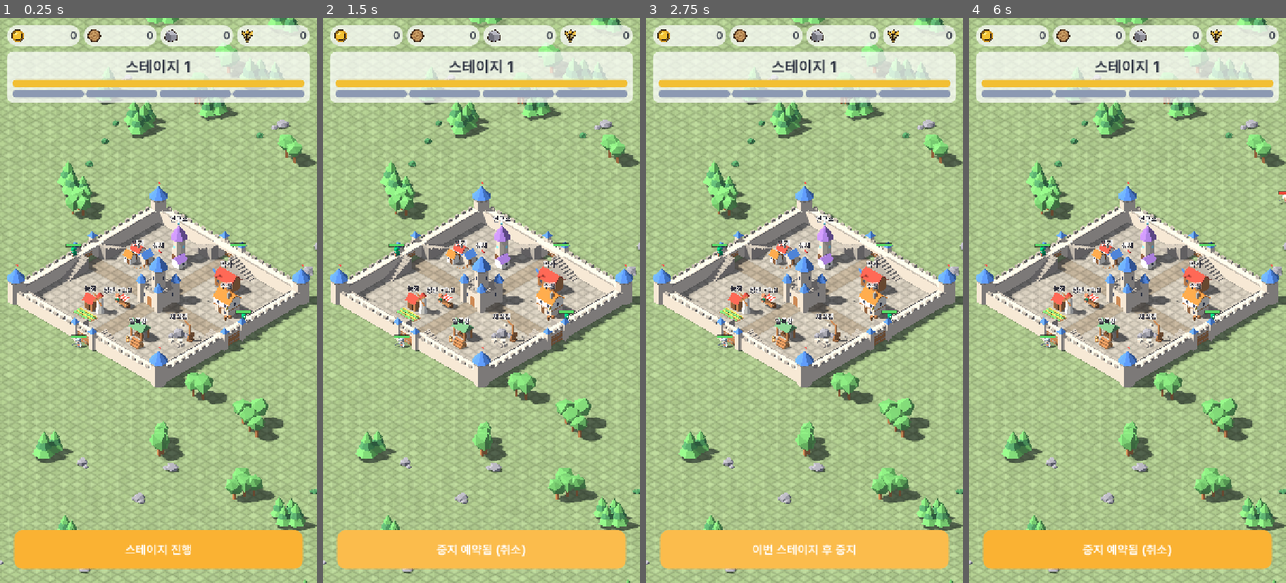
Above: before the commit, frames 1-4 (left to right).
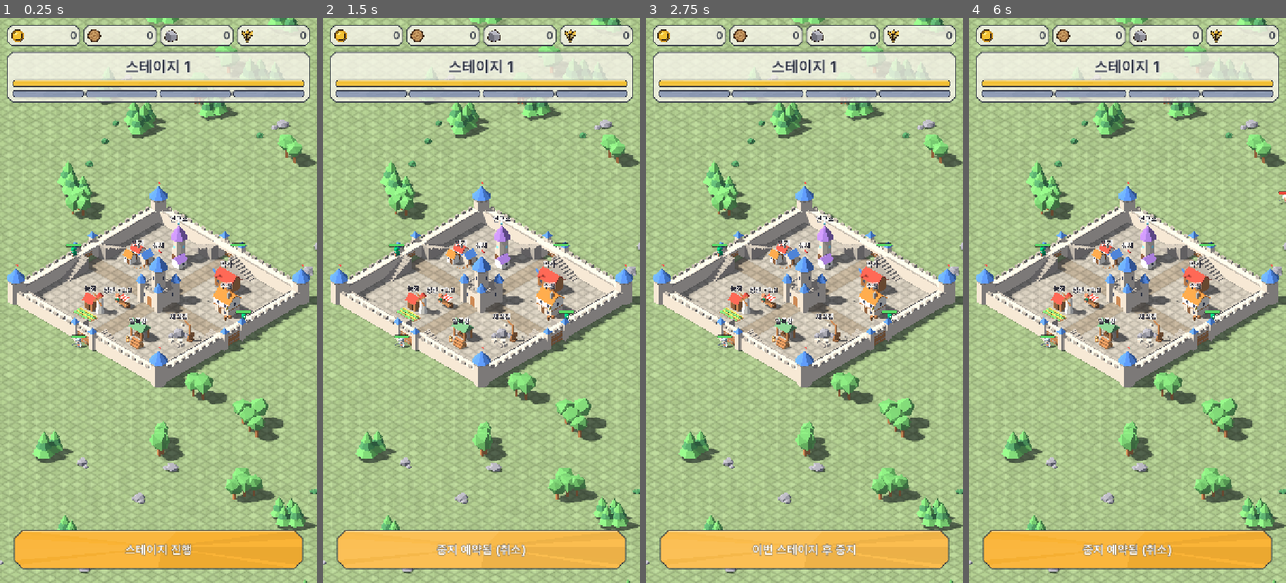
Above: after the commit, the same moments.

Repository: ILSEONG/CastleRPG
Game: Godot game, scene res://scenes/main.tscn
Same seed, same stepped clock (60 frames per second), same inputs: the game is played once before the commit and once after it.
Inputs (mouse positions are in pixels of both pictures, inside the frame that each line leads up to):
- Up to frame 1 (0.25 s): no input
- Up to frame 2 (1.5 s): click "스테이지 진행" at 0.5 s; click "이번 스테이지 후 중지" at 1.25 s
- Up to frame 3 (2.75 s): click "중지 예약됨 (취소)" at 2 s
- Up to frame 4 (6 s): click "이번 스테이지 후 중지" at 2.75 s; click "중지 예약됨 (취소)" at 3.5 s; click "이번 스테이지 후 중지" at 4.25 s; click "중지 예약됨 (취소)" at 5 s; tap Enter at 5.75 s; move the mouse to (1197, 272) at 5.77 s; click (1197, 272) at 5.92 s

The runs differ from the first frame. In frame 1, 2.9% of the frame differs, in the area x 2-98%, y 1-98%; in frame 2, 3.0%; in frame 3, 3.0%; in frame 4, 3.0%.

Commit message:
feat(ui): restyle HUD, merchant window, badges, hp bars with the lowpoly kit
Co-Authored-By: Claude Sonnet 5.5 <noreply@anthropic.com>

Diff:
--- a/scripts/badges.gd
+++ b/scripts/badges.gd
@@ -7,7 +7,8 @@
 const GameData := preload("res://scripts/game_data.gd")
 const TownKit := preload("res://scripts/town_kit.gd")
 const IconsScript := preload("res://scripts/icons.gd")
-const FONT := preload("res://assets/fonts/Pretendard-SemiBold.otf")
+const UiKit := preload("res://scripts/ui_kit.gd")
+const FONT :=preload("res://assets/fonts/Pretendard-SemiBold.otf")
 
 const ANCHOR_UP := 1.9   # 건물 지붕 위 m: 이름표(+1.0, 글자 높이 ~1.4) 위
 const BUBBLE_R := 22.0   # 논리 px(720 폭 기준)
@@ -77,9 +78,10 @@
 ## tip = 꼬리 끝(건물 쪽). 흰 둥근 말풍선이 그 위에 뜬다.
 func _draw_bubble(tip: Vector2, kind: String) -> void:
 	var c := tip + Vector2(0, -BUBBLE_R - 8.0)
-	draw_colored_polygon(PackedVector2Array([tip, c + Vector2(-7, BUBBLE_R - 3), c + Vector2(7, BUBBLE_R - 3)]), Color.WHITE)
-	draw_circle(c, BUBBLE_R + 1.5, Color(INK, 0.35))
-	draw_circle(c, BUBBLE_R, Color.WHITE)
+	var tail := PackedVector2Array([tip, c + Vector2(-7, BUBBLE_R - 3), c + Vector2(7, BUBBLE_R - 3)])
+	draw_colored_polygon(tail, UiKit.CREAM)
+	draw_polyline(PackedVector2Array([tail[1], tail[0], tail[2]]), UiKit.OUTLINE, 1.5, true)
+	UiKit.draw_gem(self, c, BUBBLE_R, UiKit.CREAM, 8)  # 8각 면 말풍선
 	IconsScript.draw_icon(self, kind, c, BUBBLE_R * 1.3)
 
 
--- a/scripts/hp_bars.gd
+++ b/scripts/hp_bars.gd
@@ -6,6 +6,8 @@
 const BAR_W := 34.0           # 논리 px(720 폭 기준). 줌과 무관
 const BAR_H := 5.0
 const BORDER := 1.5
+const CHAMFER := 1.5          # 바 모서리 깎기 px
+const LowpolyBox := preload("res://scripts/lowpoly_box.gd")
 const SCREEN_MARGIN := 40.0   # 화면 밖 이만큼까지는 그린다(가장자리 걸친 유닛)
 const HERO_COLOR := Color(0.35, 0.85, 0.40)
 const MONSTER_COLOR := Color(0.92, 0.28, 0.22)
@@ -35,5 +37,8 @@
 			continue
 		var w: float = BAR_W * u.bar_scale()
 		var top_left := p - Vector2(w / 2.0, BAR_H / 2.0)
-		draw_rect(Rect2(top_left - Vector2(BORDER, BORDER), Vector2(w + BORDER * 2.0, BAR_H + BORDER * 2.0)), BACK)
-		draw_rect(Rect2(top_left, Vector2(w * clampf(u.hp_ratio(), 0.0, 1.0), BAR_H)), color)
+		# 각진 테두리: 모서리를 깎은 8각 폴리곤 하나 + 채움 하나(호출 2번 유지)
+		draw_colored_polygon(LowpolyBox.octagon(Rect2(top_left - Vector2(BORDER, BORDER), Vector2(w + BORDER * 2.0, BAR_H + BORDER * 2.0)), CHAMFER + BORDER), BACK)
+		var fw := w * clampf(u.hp_ratio(), 0.0, 1.0)
+		if fw > 0.5:
+			draw_colored_polygon(LowpolyBox.octagon(Rect2(top_left, Vector2(fw, BAR_H)), CHAMFER), color)
--- a/scripts/hud.gd
+++ b/scripts/hud.gd
@@ -2,12 +2,13 @@
 ## HUD. GameState·Economy·Net 시그널만 구독. 게임 오브젝트 직접 참조 없음.
 
 const INK := Color(0.16, 0.18, 0.24)
-const PANEL_BG := Color(1, 1, 1, 0.72)
+const PANEL_BG := Color(0.984, 0.969, 0.933, 0.78)  # UiKit.CREAM_PANEL
 const BAR_BG := Color(0, 0, 0, 0.12)
 const ACCENT := Color(0.98, 0.70, 0.20)
 const RADIUS := 14
 const TOAST_SEC := 1.6
 const IconsScript := preload("res://scripts/icons.gd")
+const UiKit := preload("res://scripts/ui_kit.gd")
 
 var _stage_label: Label
 var _castle_bar: ProgressBar
@@ -40,13 +41,15 @@
 	panel.offset_right = -16
 	panel.offset_top = 76  # 상단 칩 줄(16..64) 아래
 	panel.mouse_filter = Control.MOUSE_FILTER_IGNORE
-	panel.add_theme_stylebox_override("panel", round_box(PANEL_BG, RADIUS, 12))
+	panel.add_theme_stylebox_override("panel", UiKit.panel(PANEL_BG, 12.0, 12))
 	root.add_child(panel)
 	panel.add_child(top)
 	_stage_label = Label.new()
 	_stage_label.horizontal_alignment = HORIZONTAL_ALIGNMENT_CENTER
 	_stage_label.add_theme_font_size_override("font_size", 36)
 	_stage_label.add_theme_color_override("font_color", INK)
+	_stage_label.add_theme_color_override("font_outline_color", Color(1, 1, 1, 0.9))  # 제목: 외곽선
+	_stage_label.add_theme_constant_override("outline_size", 6)
 	top.add_child(_stage_label)
 	_castle_bar = _bar(Color(0.95, 0.75, 0.2))
 	top.add_child(_castle_bar)
@@ -78,15 +81,7 @@
 	_button.offset_bottom = -32
 	_button.add_theme_font_size_override("font_size", 28)
 	_button.pressed.connect(_on_button)
-	_button.add_theme_stylebox_override("normal", round_box(ACCENT, RADIUS + 6, 0))
-	_button.add_theme_stylebox_override("hover", round_box(ACCENT.lightened(0.12), RADIUS + 6, 0))
-	_button.add_theme_stylebox_override("pressed", round_box(ACCENT.darkened(0.15), RADIUS + 6, 0))
-	_button.add_theme_stylebox_override("disabled", round_box(Color(0.6, 0.62, 0.66, 0.8), RADIUS + 6, 0))
-	_button.add_theme_stylebox_override("focus", StyleBoxEmpty.new())
-	_button.add_theme_color_override("font_color", Color.WHITE)
-	_button.add_theme_color_override("font_hover_color", Color.WHITE)
-	_button.add_theme_color_override("font_pressed_color", Color.WHITE)
-	_button.add_theme_color_override("font_disabled_color", Color(1, 1, 1, 0.7))
+	UiKit.apply_button(_button, ACCENT, 18.0)
 	root.add_child(_button)
 	_build_link_ui()
 
@@ -115,8 +110,7 @@
 	b.custom_minimum_size = Vector2(0, 16)
 	b.show_percentage = false
 	b.mouse_filter = Control.MOUSE_FILTER_IGNORE
-	b.add_theme_stylebox_override("fill", round_box(color, 8, 0))
-	b.add_theme_stylebox_override("background", round_box(BAR_BG, 8, 0))
+	UiKit.apply_bar(b, color)
 	return b
 
 
@@ -187,7 +181,7 @@
 		var chip := PanelContainer.new()
 		chip.size_flags_horizontal = Control.SIZE_EXPAND_FILL
 		chip.mouse_filter = Control.MOUSE_FILTER_IGNORE
-		chip.add_theme_stylebox_override("panel", round_box(PANEL_BG, 24, 8))
+		chip.add_theme_stylebox_override("panel", UiKit.panel(PANEL_BG, 10.0, 8))
 		row.add_child(chip)
 		var inner := HBoxContainer.new()
 		inner.mouse_filter = Control.MOUSE_FILTER_IGNORE
@@ -225,7 +219,7 @@
 	band.offset_bottom = -132
 	band.grow_vertical = Control.GROW_DIRECTION_BEGIN  # 내용 높이만큼 위로 자란다
 	band.mouse_filter = Control.MOUSE_FILTER_IGNORE
-	band.add_theme_stylebox_override("panel", round_box(Color(INK, 0.86), RADIUS, 10))
+	band.add_theme_stylebox_override("panel", UiKit.panel(Color(INK, 0.86), 10.0, 10, 0.05))
 	var lines := VBoxContainer.new()
 	lines.mouse_filter = Control.MOUSE_FILTER_IGNORE
 	band.add_child(lines)
--- a/scripts/main.gd
+++ b/scripts/main.gd
@@ -13,6 +13,7 @@
 const PickerScript := preload("res://scripts/unit_picker.gd")
 const SpawnerScript := preload("res://scripts/spawner.gd")
 const HudScript := preload("res://scripts/hud.gd")
+const UiKit := preload("res://scripts/ui_kit.gd")
 const HpBarsScript := preload("res://scripts/hp_bars.gd")
 const BadgesScript := preload("res://scripts/badges.gd")
 const MerchantPanelScript := preload("res://scripts/merchant_panel.gd")
@@ -83,7 +84,7 @@
 	box.set_anchors_and_offsets_preset(Control.PRESET_CENTER)
 	box.grow_horizontal = Control.GROW_DIRECTION_BOTH
 	box.grow_vertical = Control.GROW_DIRECTION_BOTH
-	box.add_theme_stylebox_override("panel", HudScript.round_box(HudScript.PANEL_BG, HudScript.RADIUS + 6, 28))
+	box.add_theme_stylebox_override("panel", UiKit.panel(HudScript.PANEL_BG, 16.0, 28))
 	back.add_child(box)
 	var lines := VBoxContainer.new()
 	box.add_child(lines)
--- a/scripts/merchant_panel.gd
+++ b/scripts/merchant_panel.gd
@@ -6,9 +6,10 @@
 const GameData := preload("res://scripts/game_data.gd")
 const HudScript := preload("res://scripts/hud.gd")
 const IconsScript := preload("res://scripts/icons.gd")
+const UiKit := preload("res://scripts/ui_kit.gd")
 
 const DIM := Color(0, 0, 0, 0.55)
-const DIALOG_BG := Color(1, 1, 1, 0.97)
+const DIALOG_BG := Color(0.984, 0.969, 0.933, 0.97)  # UiKit.CREAM_DIALOG
 const RATE_LOW := Color(0.85, 0.22, 0.2)
 const RATE_HIGH := Color(0.15, 0.6, 0.25)
 const RATE_JACKPOT := Color(0.9, 0.62, 0.05)
@@ -44,7 +45,7 @@
 	dialog.grow_vertical = Control.GROW_DIRECTION_BOTH
 	dialog.custom_minimum_size = Vector2(DIALOG_W, 0)
 	dialog.mouse_filter = Control.MOUSE_FILTER_STOP  # 패널 안 탭은 배경으로 새지 않는다
-	dialog.add_theme_stylebox_override("panel", HudScript.round_box(DIALOG_BG, 28, 24))
+	dialog.add_theme_stylebox_override("panel", UiKit.panel(DIALOG_BG, 18.0, 24))
 	back.add_child(dialog)
 	var col := VBoxContainer.new()
 	col.add_theme_constant_override("separation", 14)
@@ -167,12 +168,5 @@
 	b.text = text
 	b.custom_minimum_size = Vector2(0, 56)
 	b.add_theme_font_size_override("font_size", 28)
-	b.add_theme_stylebox_override("normal", HudScript.round_box(color, HudScript.RADIUS + 6, 0))
-	b.add_theme_stylebox_override("hover", HudScript.round_box(color.lightened(0.12), HudScript.RADIUS + 6, 0))
-	b.add_theme_stylebox_override("pressed", HudScript.round_box(color.darkened(0.15), HudScript.RADIUS + 6, 0))
-	b.add_theme_stylebox_override("disabled", HudScript.round_box(Color(0.6, 0.62, 0.66, 0.8), HudScript.RADIUS + 6, 0))
-	b.add_theme_stylebox_override("focus", StyleBoxEmpty.new())
-	for c in ["font_color", "font_hover_color", "font_pressed_color"]:
-		b.add_theme_color_override(c, Color.WHITE)
-	b.add_theme_color_override("font_disabled_color", Color(1, 1, 1, 0.7))
+	UiKit.apply_button(b, color, 14.0)
 	return b
